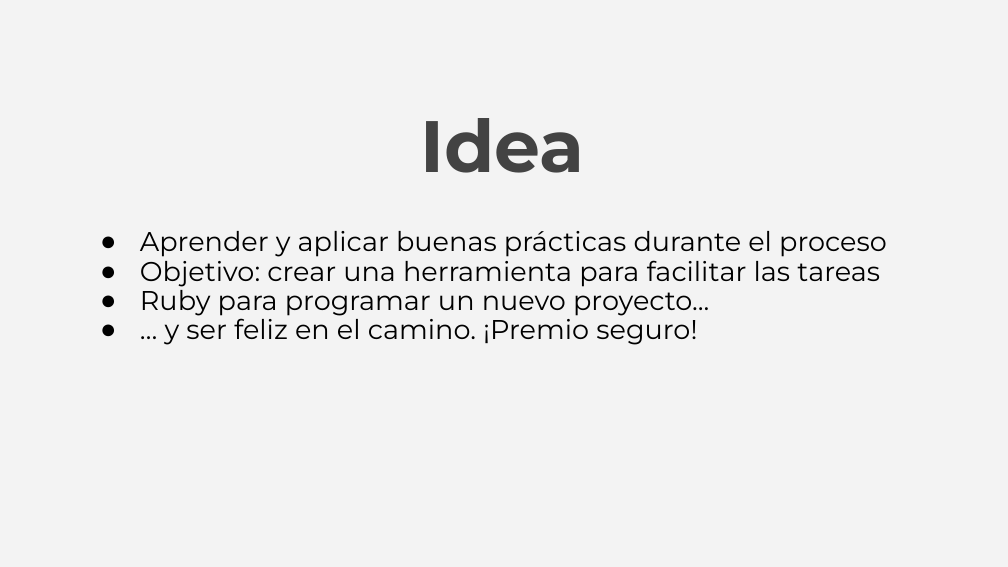
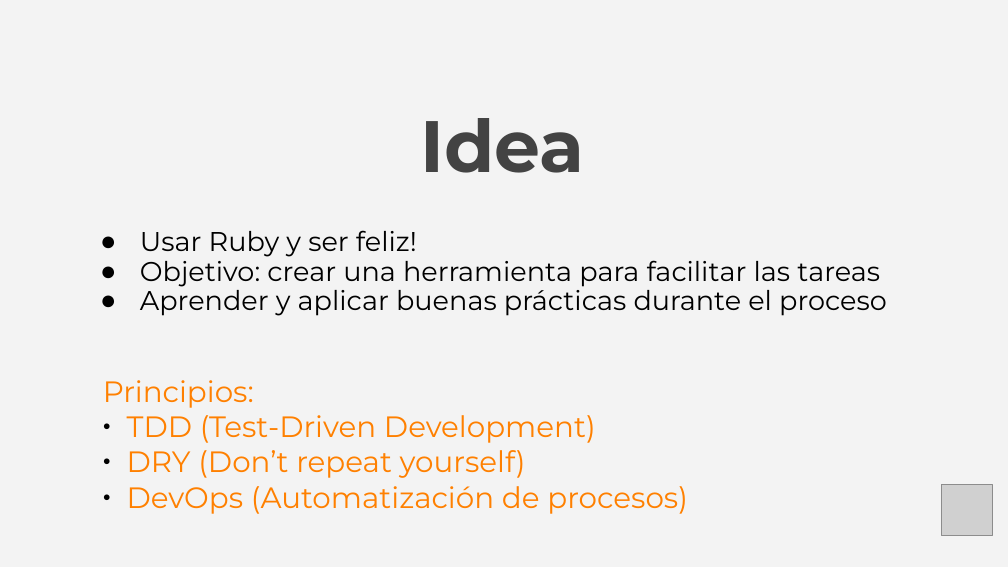
Before and after one commit to dvarrui/charlas, a slide deck: slide 16 of teuton/rubysur.2608/20260819-teuton-rubysur.odp. Drawn at 1008x567 pixels with LibreOffice and Linux fonts; fonts in the diff are those of the drawing; grey boxes stand for pictures. Boxes give left, top, right and bottom in pixels: in the first picture for what was removed or moved away, otherwise in the second. Text is boxed around its words. In the diff, an @@ line names an element or a change of style, - is before the commit and + after.

```diff
--- a/teuton/rubysur.2608/20260819-teuton-rubysur.odp
+++ b/teuton/rubysur.2608/20260819-teuton-rubysur.odp
@@ subtitle at (x1=140, y1=230, x2=880, y2=287): paragraphs added @@
+● Usar Ruby y ser feliz!
+● Objetivo: crear una herramienta para facilitar las tareas
@@ subtitle at (x1=140, y1=254, x2=880, y2=345): paragraphs removed @@
-● Objetivo: crear una herramienta para facilitar las tareas
-● Ruby para programar un nuevo proyecto...
-● … y ser feliz en el camino. ¡Premio seguro!
@@ text added at (x1=103, y1=380, x2=688, y2=514), 21 pt, text #FF8000 @@
+Principios:
+● TDD (Test-Driven Development)
+● DRY (Don’t repeat yourself)
+● DevOps (Automatización de procesos)
@@ picture added at (x1=941, y1=485, x2=993, y2=536) @@
```
Also in this commit, not shown: 18 other slides changed, 3 slides added, 2 slides removed, 1 other file.
